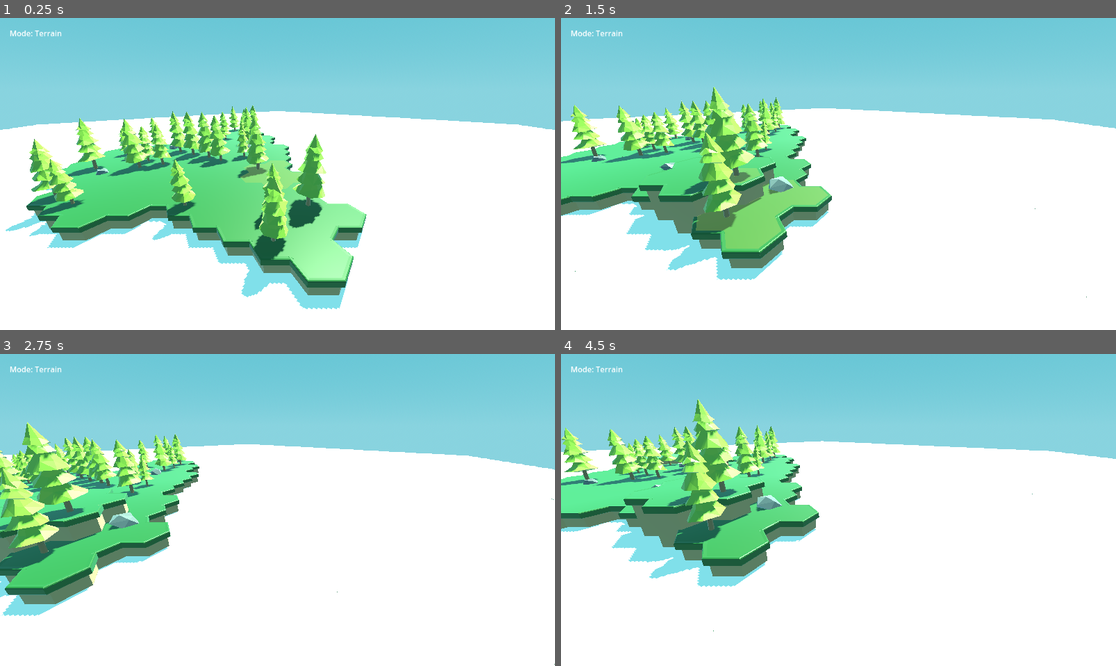
Above: before the commit, frames 1-4 (two rows, left to right).
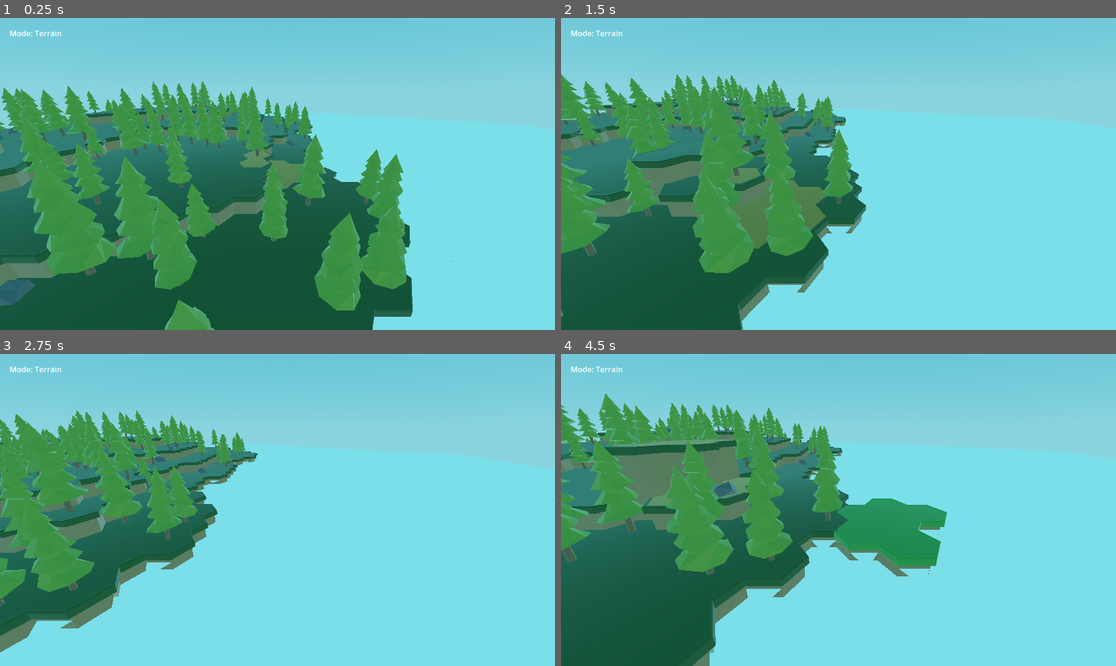
Above: after the commit, the same moments.

Repository: sixthkind/hexagon-godot
Game: Godot game, scene res://scene.tscn
Same seed, same stepped clock (60 frames per second), same inputs: the game is played once before the commit and once after it.
Inputs (mouse positions are in pixels of both pictures, inside the frame that each line leads up to):
- Up to frame 1 (0.25 s): no input
- Up to frame 2 (1.5 s): tap Enter at 0.5 s; move the mouse to (960, 158) at 0.52 s; hold D 0.53-1.25 s; tap Q at 0.6 s; click (960, 158) at 0.67 s; drag from (727, 189) to (810, 236) at 1.27 s
- Up to frame 3 (2.75 s): tap Space at 2 s; move the mouse to (333, 441) at 2.02 s; hold D from 2.03 s (still down); tap Shift at 2.1 s
- Up to frame 4 (4.5 s): release D at 2.75 s; drag from (810, 572) to (672, 463) at 2.77 s; tap Enter at 3.5 s; move the mouse to (1005, 556) at 3.52 s; hold A 3.53-4.25 s; tap Q at 3.6 s; drag from (672, 463) to (755, 432) at 4.27 s

The runs differ from the first frame. In frame 1, 68% of the frame differs, in the area x 0-100%, y 20-100%; in frame 2, 69%; in frame 3, 69%; in frame 4, 72%, in the area x 0-100%, y 12-100%.

Commit message:
Fix height falloff calculations

Diff:
--- a/scene.tscn
+++ b/scene.tscn
@@ -20,7 +20,7 @@
 [ext_resource type="PackedScene" uid="uid://2yanaeh1l6xi" path="res://models/decorations/rock.glb" id="10_x4jig"]
 [ext_resource type="PackedScene" uid="uid://n1ve5vdccxbx" path="res://models/decorations/seashell.glb" id="13_vpyjf"]
 [ext_resource type="Script" path="res://scripts/ModeLabel.gd" id="18_p6vya"]
-[ext_resource type="Material" uid="uid://d3xg18xwqh1pq" path="res://materials/Water.tres" id="18_xvtk1"]
+[ext_resource type="PackedScene" uid="uid://cyfw0lfeluvt2" path="res://models/water.glb" id="21_1hr1f"]
 
 [sub_resource type="ProceduralSkyMaterial" id="ProceduralSkyMaterial_2c7br"]
 sky_top_color = Color(0.282353, 0.619608, 0.698039, 1)
@@ -116,53 +116,6 @@
 overhang_mesh = ExtResource("9_wmoyh")
 terrain_mesh = ExtResource("4_lnbnb")
 
-[sub_resource type="ArrayMesh" id="ArrayMesh_ui7nw"]
-_surfaces = [{
-"aabb": AABB(-0.866025, 1, -1, 1.73205, 1.00136e-05, 2),
-"format": 34896613377,
-"index_count": 18,
-"index_data": PackedByteArray(4, 0, 3, 0, 6, 0, 3, 0, 2, 0, 6, 0, 4, 0, 6, 0, 5, 0, 2, 0, 1, 0, 6, 0, 1, 0, 0, 0, 6, 0, 6, 0, 0, 0, 5, 0),
-"lods": [1e-10, PackedByteArray(3, 0, 2, 0, 4, 0, 2, 0, 1, 0, 4, 0, 1, 0, 0, 0, 4, 0, 4, 0, 0, 0, 5, 0)],
-"name": "Water",
-"primitive": 3,
-"uv_scale": Vector4(0, 0, 0, 0),
-"vertex_count": 7,
-"vertex_data": PackedByteArray(255, 127, 0, 0, 0, 0, 0, 0, 255, 255, 0, 0, 255, 63, 0, 0, 255, 255, 0, 0, 255, 191, 0, 0, 255, 127, 0, 0, 255, 255, 0, 0, 0, 0, 0, 0, 255, 191, 0, 0, 0, 0, 0, 0, 255, 63, 0, 0, 255, 127, 0, 0, 255, 127, 0, 0)
-}]
-blend_shape_mode = 0
-
-[sub_resource type="ArrayMesh" id="ArrayMesh_tehgb"]
-resource_name = "water_Cylinder_004"
-_surfaces = [{
-"aabb": AABB(-0.866025, 1, -1, 1.73205, 1.00136e-05, 2),
-"attribute_data": PackedByteArray(0, 0, 255, 255, 0, 0, 255, 255, 0, 0, 255, 255, 0, 0, 255, 255, 0, 0, 255, 255, 0, 0, 255, 255, 0, 0, 255, 255),
-"format": 34896613399,
-"index_count": 18,
-"index_data": PackedByteArray(4, 0, 3, 0, 6, 0, 3, 0, 2, 0, 6, 0, 4, 0, 6, 0, 5, 0, 2, 0, 1, 0, 6, 0, 1, 0, 0, 0, 6, 0, 6, 0, 0, 0, 5, 0),
-"lods": [1e-10, PackedByteArray(3, 0, 2, 0, 4, 0, 2, 0, 1, 0, 4, 0, 1, 0, 0, 0, 4, 0, 4, 0, 0, 0, 5, 0)],
-"material": ExtResource("18_xvtk1"),
-"name": "Water",
-"primitive": 3,
-"uv_scale": Vector4(0, 0, 0, 0),
-"vertex_count": 7,
-"vertex_data": PackedByteArray(255, 127, 0, 0, 0, 0, 255, 191, 255, 255, 0, 0, 255, 63, 255, 191, 255, 255, 0, 0, 255, 191, 255, 191, 255, 127, 0, 0, 255, 255, 255, 191, 0, 0, 0, 0, 255, 191, 255, 191, 0, 0, 0, 0, 255, 63, 255, 191, 255, 127, 0, 0, 255, 127, 255, 191, 0, 0, 255, 127, 0, 0, 255, 127, 0, 0, 255, 127, 0, 0, 255, 127, 0, 0, 255, 127, 0, 0, 255, 127, 0, 0, 255, 127)
-}]
-blend_shape_mode = 0
-shadow_mesh = SubResource("ArrayMesh_ui7nw")
-
-[sub_resource type="PackedScene" id="PackedScene_0t3jq"]
-_bundled = {
-"conn_count": 0,
-"conns": PackedInt32Array(),
-"editable_instances": [],
-"names": PackedStringArray("water", "Node3D", "Cylinder_001", "transform", "mesh", "skeleton", "MeshInstance3D"),
-"node_count": 2,
-"node_paths": [],
-"nodes": PackedInt32Array(-1, -1, 1, 0, -1, 0, 0, 0, 0, 6, 2, -1, 3, 3, 0, 4, 1, 5, 2, 0),
-"variants": [Transform3D(3.57628e-07, -2.72848e-12, 1, -5.32376e-05, -0.15, 0, 1, -7.98563e-06, -3.57628e-07, 0, 0.15, 0), SubResource("ArrayMesh_tehgb"), NodePath("")],
-"version": 3
-}
-
 [node name="Scene" type="Node3D"]
 
 [node name="WorldEnvironment" type="WorldEnvironment" parent="."]
@@ -171,6 +124,7 @@
 
 [node name="DirectionalLight3D" type="DirectionalLight3D" parent="."]
 transform = Transform3D(-0.866025, -0.433013, 0.25, 0, 0.5, 0.866025, -0.5, 0.75, -0.433013, 0, 7.05588, 0)
+visible = false
 light_color = Color(1, 1, 0.827451, 1)
 light_energy = 1.462
 shadow_enabled = true
@@ -182,11 +136,16 @@
 [node name="World" type="Node3D" parent="."]
 script = ExtResource("1_o10kw")
 hexagon_count = 30
+max_hexagon_height = null
+water_height = null
+noise_frequency = null
 height_mask = ExtResource("3_itcv2")
 terrain_type_criteria = Array[ExtResource("4_y6omn")]([SubResource("Resource_iqeip"), SubResource("Resource_k5c5d"), SubResource("Resource_0rgap")])
 terrain_types = Array[ExtResource("2_b56jq")]([SubResource("Resource_vgnlr"), SubResource("Resource_ilxcr"), SubResource("Resource_w0bmo")])
+original_decoration_chance = null
+max_edit_size = null
 hexagon_instance = ExtResource("5_u0dwq")
-water_instance = SubResource("PackedScene_0t3jq")
+water_instance = ExtResource("21_1hr1f")
 water_material = ExtResource("8_hs4hb")
 highlight_instance = ExtResource("8_l371f")
 
--- a/scripts/World.gd
+++ b/scripts/World.gd
@@ -74,8 +74,10 @@
 			var hexagon_global_position: Vector2 = HexagonUtils.get_world_position(hexagon_grid_position)
 
 			# Sample noise image to determine heighgt
-			var image_x: int = roundi((q + hexagon_count) / (2.0 * hexagon_count + 1) * noise_image.get_width())
-			var image_y: int = roundi((r + hexagon_count) / (2.0 * hexagon_count + 1) * noise_image.get_height())
+			var x_percentage: float = ((hexagon_global_position.x / (HexagonUtils.get_width() * (hexagon_count + 0.5))) + 1.0) / 2.0
+			var y_percentage: float = ((hexagon_global_position.y / (HexagonUtils.get_width() * (hexagon_count + 0.5))) + 1.0) / 2.0
+			var image_x: int = roundi(x_percentage * noise_image.get_width())
+			var image_y: int = roundi(y_percentage * noise_image.get_height())
 			var height: int = roundi(noise_image.get_pixel(image_x, image_y).r * mask_image.get_pixel(image_x, image_y).r * max_hexagon_height)
 
 			# Choose terrain type depending on critiera
Not shown: 1 places in scene.tscn that only renumber resources
Binary file changed: textures/height_falloff.png
